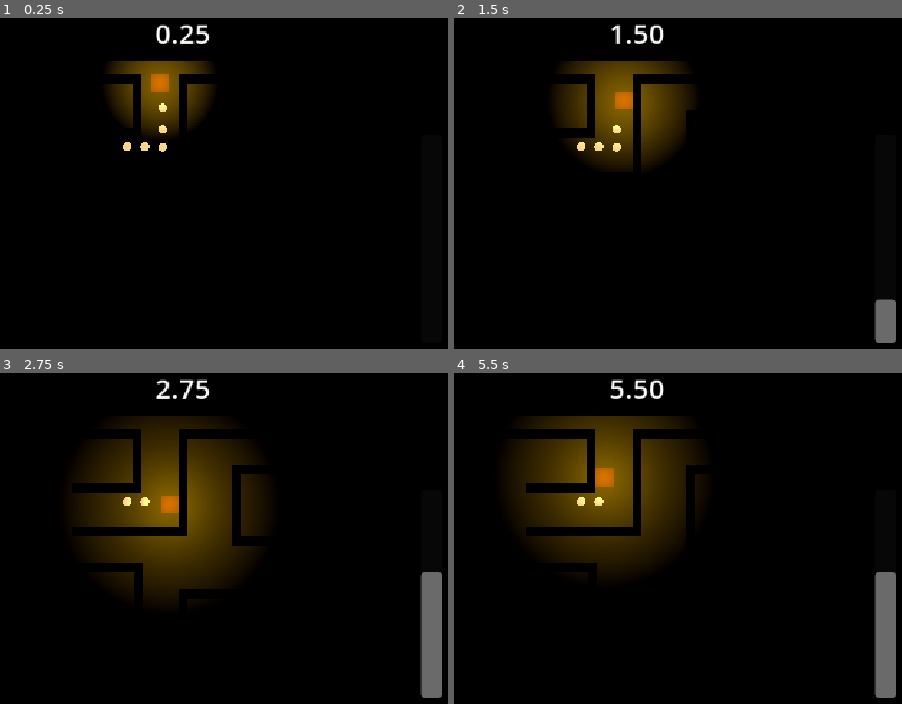
Above: before the commit, frames 1-4 (two rows, left to right).
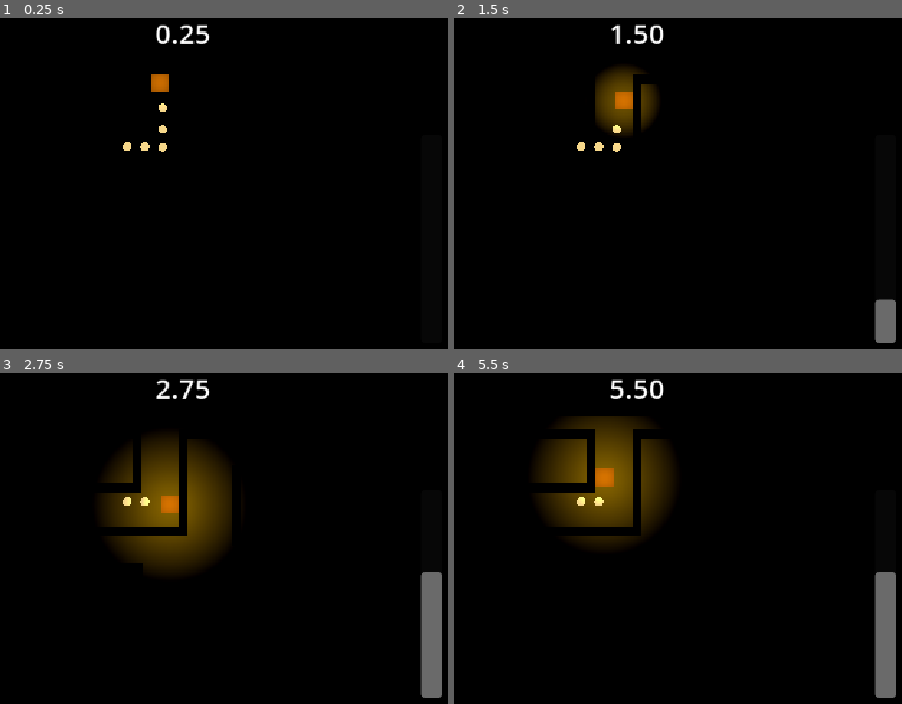
Above: after the commit, the same moments.

Repository: danijmoss/LightMaze
Game: Godot game, scene res://Scenes/main.tscn
The game is run twice, just before and just after one commit, with the same random seed, the same clock (stepped at 60 frames per second) and the same inputs.
Inputs:
- Up to frame 1 (0.25 s): no input
- Up to frame 2 (1.5 s): hold Right (ui_right) 0.53-1.28 s; hold Down (ui_down) from 1.28 s (still down)
- Up to frame 3 (2.75 s): release Down (ui_down) at 2.03 s; hold Right (ui_right) from 2.03 s (still down)
- Up to frame 4 (5.5 s): release Right (ui_right) at 2.78 s; hold Up (ui_up) 2.78-3.53 s; hold Left (ui_left) 3.53-5.03 s; hold Down (ui_down) from 5.03 s (still down)

The runs differ from the first frame. In frame 1, 3.2% of the frame differs, in the area x 24-48%, y 12-36%; in frame 2, 6.4%; in frame 3, 7.3%, in the area x 17-59%, y 12-68%; in frame 4, 6.4%.

Commit message:
Adjusted player light

Diff:
--- a/Scenes/player.tscn
+++ b/Scenes/player.tscn
@@ -20,4 +20,4 @@
 transform = Transform3D(1, 0, 0, 0, 1, 0, 0, 0, 1, 0, 1.5, 0)
 light_color = Color(0.88235295, 0.6666667, 0, 1)
 light_energy = 2.0
-omni_range = 4.0
+omni_range = 2.0
